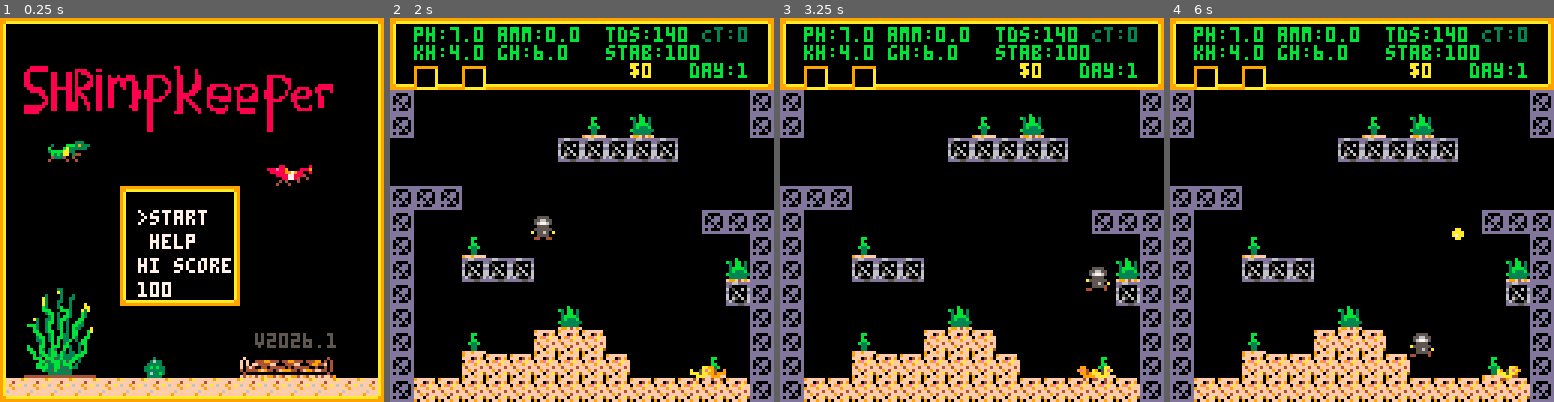
Above: before the commit, frames 1-4 (left to right).
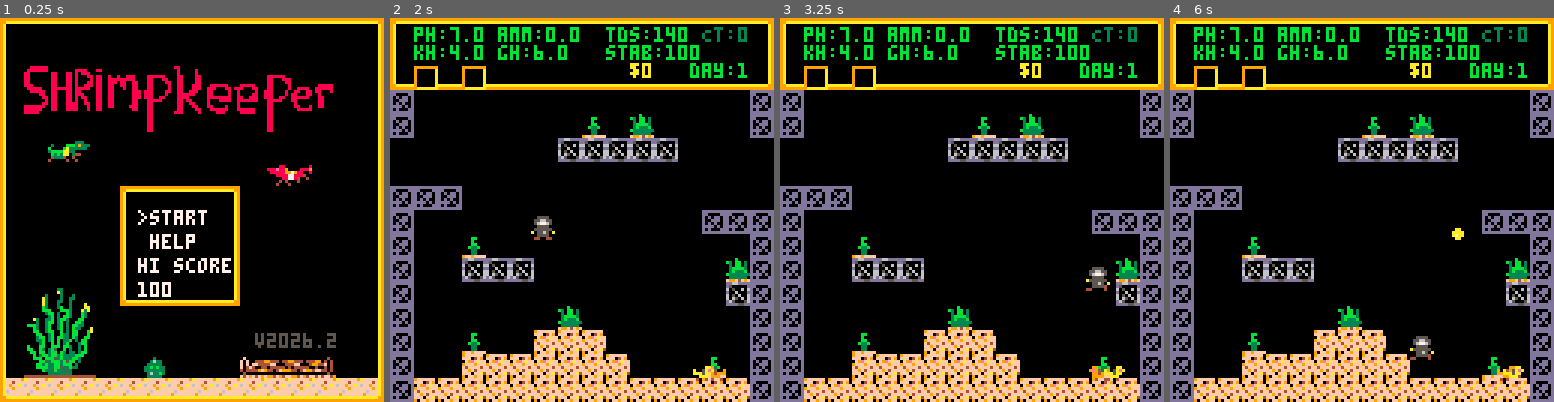
Above: after the commit, the same moments.

Repository: zvxr/shrimpkeeper
Game: PICO-8 cartridge shrimpkeeper.p8
The game is run twice, just before and just after one commit, with the same random seed, the same clock (stepped at 60 frames per second) and the same inputs.
Inputs:
- Up to frame 1 (0.25 s): no input
- Up to frame 2 (2 s): tap X (X key) at 0.33, 1.07, 1.85 s; tap O (Z key) at 0.7, 1.7 s; hold Right from 1.6 s (still down)
- Up to frame 3 (3.25 s): release Right at 2.1 s; tap O (Z key) at 2.1, 2.5, 2.9 s; hold Up 2.15-2.42 s; hold Right 2.47-3.03 s; tap X (X key) at 2.97 s; hold Left from 3.08 s (still down)
- Up to frame 4 (6 s): tap O (Z key) every 0.4 s from 3.3 to 5.7 s; release Left at 3.58 s; hold Down 3.63-3.97 s; hold Right 4.02-4.68 s; tap X (X key) at 4.08, 5.2 s; hold Up 4.73-5.03 s; hold Left 5.08-5.68 s; hold Down from 5.73 s (still down)

The runs differ from the first frame. In frame 1, less than 0.1% of the frame differs, in the area x 85-88%, y 82-86%; in frame 2, 0.1%; in frame 3, 0.3%; in frame 4, 0.4%, in the area x 62-93%, y 82-95%.

Commit message:
version 2

Diff:
--- a/ent.lua
+++ b/ent.lua
@@ -1,4 +1,6 @@
 ent = {}
+sr_o=4
+sd_o=1
 
 function make_ent(k, x, y)
 	a={
--- a/physics.lua
+++ b/physics.lua
@@ -23,6 +23,9 @@
 			local y=(a.y+dy)-a2.y
 			if abs(x) < a.w+a2.w and
 				abs(y) < a.h+a2.h then
+				if a.np!=nil or a2.np!=nil then
+					return false
+				end
 				if a.sa!=nil and a2.sa!=nil then
 					return false
 				end
--- a/player.lua
+++ b/player.lua
@@ -42,7 +42,7 @@
 	return cull_ok() and touch_tile(a,30,10)
 end
 
-function on_xf(a)
+function on_gen(a)
 	return tank.day>=19 and touch_tile(a,53,4)
 end
 
@@ -61,8 +61,8 @@
 		tank.ss=1
 	elseif on_cull(a) and btnp(2) then
 		tank.sm=5
-		tank.ss=cull_n(1)>0 and 1 or 2
-	elseif on_xf(a) and btnp(2) then
+		tank.ss=1
+	elseif on_gen(a) and btnp(2) then
 		tank.sm=6
 		tank.ss=1
 	end
--- a/shop.lua
+++ b/shop.lua
@@ -1,12 +1,12 @@
 function shop_cost()
 	if tank.sm==5 then
-		return tank.ss==1 and 10 or 8
+		return 0
 	end
 	if tank.sm==4 then
 		return tank.ss==1 and 3 or tank.ss==2 and 10 or 20
 	end
 	if tank.sm==6 then
-		return tank.ss==1 and 30 or tank.ss==2 and 40 or 30
+		return tank.ss==1 and 20 or tank.ss==2 and 6 or 10
 	end
 	if tank.sm==2 then
 		return tank.ss==1 and 6 or tank.ss==2 and 24 or 12
@@ -34,14 +34,16 @@
 end
 
 function cull_one(k)
+	local n=0
 	for a in all(ent) do
 		if a.sa!=nil and a.sp<0.5 then
-			if k==1 and a.sa<5 or k==2 and a.sa>=5 then
+			if k==1 or k==2 then
 				del(ent,a)
-				return true
+				n+=1
 			end
 		end
 	end
+	return n>0
 end
 
 function buy_shop()
@@ -49,20 +51,26 @@
 	if tank.money<c then return end
 	if tank.sm==5 then
 		if cull_one(tank.ss) then
-			tank.money-=c
 			tank.sm=0
 		end
 		return
 	elseif tank.sm==6 then
-		if tank.i1>0 then return end
-		tank.i1=tank.ss+4
+		if tank.ss==1 then
+			tank.gp+=1
+		elseif tank.ss==2 then
+			tank.gr+=1
+		else
+			tank.gd+=1
+		end
 	elseif tank.sm==4 then
 		if tank.ss==1 then
 			if tank.i2>0 then return end
 			tank.i2=49
 		else
+			if tank.ss==3 and tank.f4<1 then return end
 			if tank.i1>0 then return end
 			tank.i1=tank.ss==2 and 4 or 2
+			if tank.ss==3 then tank.f4-=1 end
 		end
 	elseif tank.sm==2 then
 		if tank.ss==1 then
@@ -76,14 +84,17 @@
 		if tank.i2>0 then return end
 		tank.i2=48+tank.ss
 	else
+		if tank.ss==5 and tank.f1<1 then return end
 		if tank.i1>0 then return end
 		tank.i1=tank.ss-3
+		if tank.ss==5 then tank.f1-=1 end
 		if tank.i1==1 then
 			tank.i1p=rnd(1)
 			tank.i1b=rnd(1)<0.5
 		end
 	end
 	tank.money-=c
+	if tank.sm==6 then sfx(3) end
 	tank.sm=0
 end
 
@@ -100,13 +111,7 @@
 	end
 	if tank.sm==5 then
 		if btnp(2) or btnp(3) then
-			if cull_n(1)>0 and cull_n(2)>0 then
-				tank.ss=3-tank.ss
-			elseif cull_n(1)>0 then
-				tank.ss=1
-			elseif cull_n(2)>0 then
-				tank.ss=2
-			end
+			tank.ss=3-tank.ss
 		elseif btnp(5) then
 			buy_shop()
 		elseif btnp(4) then
@@ -125,10 +130,10 @@
 	end
 end
 
-function draw_shop_row(n,y,s,c)
+function draw_shop_row(n,y,s,c,z)
 	print(tank.ss==n and ">" or " ",18,y,7)
-	print(s,26,y,7)
-	print("$"..c,88,y,tank.money<c and 8 or 11)
+	print(s,26,y,z and 8 or 7)
+	print("$"..c,88,y,z and 8 or tank.money<c and 8 or 11)
 end
 
 function draw_shop()
@@ -151,9 +156,11 @@
 		end
 	elseif tank.sm==5 then
 		print("cull",52,28,7)
-		if cull_n(1)>0 then draw_shop_row(1,42,"fry",10) end
-		if cull_n(2)>0 then draw_shop_row(2,54,"adult",8) end
-		if cull_n(1)<1 and cull_n(2)<1 then
+		print("cull low pur?",22,42,7)
+		if cull_n(1)+cull_n(2)>0 then
+			draw_shop_row(1,56,"yes",0)
+			draw_shop_row(2,68,"no",0)
+		else
 			print("no naturals",30,54,7)
 			print("z exit",46,72,7)
 		end
@@ -161,12 +168,12 @@
 		print("discount",40,28,7)
 		draw_shop_row(1,38,"water",3)
 		draw_shop_row(2,48,"moss ball",10)
-		draw_shop_row(3,58,"fancy",20)
+		draw_shop_row(3,58,"fancy ("..tank.f4..")",20,tank.f4<1)
 	elseif tank.sm==6 then
-		print("special",44,28,7)
-		draw_shop_row(1,38,"fancy",30)
-		draw_shop_row(2,48,"metallic",40)
-		draw_shop_row(3,58,"devil eyes",30)
+		print("genetic",44,28,7)
+		draw_shop_row(1,38,"purity+ ("..tank.gp..")",20)
+		draw_shop_row(2,48,"riley+ ("..tank.gr..")",6)
+		draw_shop_row(3,58,"devil+ ("..tank.gd..")",10)
 	elseif tank.sm==2 then
 		print("plant",52,28,7)
 		draw_shop_row(1,38,"ro water",6)
@@ -178,6 +185,6 @@
 		draw_shop_row(2,48,"kh+",10)
 		draw_shop_row(3,58,"gh+",6)
 		draw_shop_row(4,68,"snail",16)
-		draw_shop_row(5,78,"fancy",30)
+		draw_shop_row(5,78,"fancy ("..tank.f1..")",30,tank.f1<1)
 	end
 end
--- a/shrimp.lua
+++ b/shrimp.lua
@@ -5,16 +5,16 @@
 		a.frames=4
 		a.sw=1
 		a.sh=1
-		a.w=0.25
-		a.h=0.3
+		a.w=0.2
+		a.h=0.25
 	else
 		a.k=37
 		a.fs=2
 		a.frames=4
 		a.sw=2
 		a.sh=1
-		a.w=0.5
-		a.h=0.3
+		a.w=0.42
+		a.h=0.25
 	end
 end
 
@@ -23,8 +23,8 @@
 	a.sa=8
 	a.sp=0.5
 	a.sb=rnd(1)<0.5
-	a.sr=rnd(1)<0.4
-	a.sd=rnd(1)<0.2
+	a.sr=rnd(20)<sr_o
+	a.sd=rnd(20)<sd_o
 	a.st=0
 	a.sdx=0
 	a.so=0
@@ -52,19 +52,29 @@
 	del(ent,a)
 end
 
+function drop_ok(a)
+	local w=max(.05,a.w-.08)
+	local h=max(.05,a.h-.05)
+	return not (
+		solid(a.x-w,a.y-h) or
+		solid(a.x+w,a.y-h) or
+		solid(a.x-w,a.y+h) or
+		solid(a.x+w,a.y+h) or
+		solid_ent(a,0,0)
+	)
+end
+
 function drop_pet()
 	local d=pl.dir or 1
-	add(ent,ha)
-	ha.x=pl.x+d*1.5
+	ha.x=pl.x+d
 	ha.y=pl.y
 	ha.dx=0
 	ha.dy=0
-	if solid_map(ha,0,0) or solid_ent(ha,0,0) then
-		ha.x=pl.x+d*2
-	end
-	if solid_map(ha,0,0) or solid_ent(ha,0,0) then
-		ha.x=pl.x-d*1.5
-	end
+	if ha.ap==nil and not drop_ok(ha) then
+		sfx(6)
+		return
+	end
+	add(ent,ha)
 	ha=nil
 end
 
@@ -77,7 +87,7 @@
 			if btn(3) and b then
 				hold_pet(b)
 			else
-				if b and b.ap==nil then
+				if b and (b.sa!=nil or b.np!=nil) then
 					sd_a=b
 				else
 					use_item()
@@ -117,16 +127,19 @@
 	local hi=max(a.sp,b.sp)+0.2
 	local m=false
 	c.sa=1
-	c.sp=lo+rnd(hi-lo)+tank.kh/4
+	c.sp=lo+rnd(hi-lo)+tank.kh/4+tank.gp*.2
 	c.sb=a.sb
 	c.sr=a.sr and b.sr or
 		((a.sr or b.sr) and rnd(1)<0.5)
 	c.sd=a.sd and b.sd or
 		((a.sd or b.sd) and rnd(1)<0.5)
 	if rnd(10)<1 then c.sp+=1 m=true end
-	if rnd(20)<1 then c.sr=true m=true end
-	if rnd(100)<1 then c.sd=true m=true end
+	if rnd(20)<sr_o+tank.gr then c.sr=true m=true end
+	if rnd(20)<sd_o+tank.gd then c.sd=true m=true end
 	shrimp_size(c)
+	if c.sp>=5 then
+		return c.sb and "Calico!" or "Jelly!"
+	end
 	if c.sp>=2 then
 		return c.sb and "BloodyMary!" or "GreenJade!"
 	end
@@ -186,7 +199,7 @@
 	local m=false
 	for r=0,3 do
 		local e=breed_room(r)
-		if e=="Bloody M Born!" or e=="Jade Born!" then
+		if e=="Calico!" or e=="Jelly!" or e=="BloodyMary!" or e=="GreenJade!" then
 			m=e
 		elseif e and not m then
 			m=e
@@ -257,6 +270,7 @@
 end
 
 function shrimp_body(a)
+	if a.sp>=5 then return sbc(a,15,12) end
 	if a.sp>=2 then return sbc(a,2,3) end
 	if a.sp>=0.7 then return sbc(a,8,11) end
 	if a.sp>=0.5 then return sbc(a,9,10) end
@@ -264,10 +278,16 @@
 end
 
 function shrimp_back(a)
+	if a.sp>=5 then return sbc(a,15,12) end
 	if a.sp>=2 then return sbc(a,2,3) end
 	if a.sp>=0.9 then return sbc(a,8,11) end
 	if a.sp>=0.6 then return sbc(a,9,10) end
 	return sbc(a,4,5)
+end
+
+function shrimp_belly(a,c)
+	if a.sr and a.sp>=5 then return sbc(a,9,1) end
+	return a.sr and a.sp>0.7 and 7 or c
 end
 
 function draw_shrimp(a)
@@ -280,7 +300,7 @@
 	end
 	pal(5,c)
 	pal(6,shrimp_back(a))
-	pal(7,a.sr and a.sp>0.7 and 7 or c)
+	pal(7,shrimp_belly(a,c))
 	pal(14,a.sd and a.sp>0.9 and sbc(a,10,9) or 14)
 	spr(a.k + f*a.fs, sx, sy, a.sw, a.sh, a.so==1)
 	pal()
@@ -292,14 +312,14 @@
 		local c=shrimp_body(ha)
 		pal(5,c)
 		pal(6,shrimp_back(ha))
-		pal(7,ha.sr and ha.sp>0.7 and 7 or c)
+		pal(7,shrimp_belly(ha,c))
 		pal(14,ha.sd and ha.sp>0.9 and sbc(ha,10,9) or 14)
 		spr(52,room_x*128+8,16)
 		if ha.sp>=0.5 then print("*",36,15,c) end
 	else
 		if ha.np!=nil then
 			pal(5,snail_shell(ha))
-			spr(48,room_x*128+8,16)
+			spr(48,room_x*128+8,8)
 		elseif ha.mb!=nil then
 			spr(20,room_x*128+8,16)
 		else
--- a/shrimpkeeper.p8
+++ b/shrimpkeeper.p8
@@ -14,7 +14,7 @@
 #include player.lua
 #include spawn.lua
 
-ver="v2026.1"
+ver="v2026.2"
 
 function init_title()
 	gs=0
--- a/snail.lua
+++ b/snail.lua
@@ -18,23 +18,33 @@
 	return 5
 end
 
+function snail_ledge(a)
+	local d=a.ndx
+	return d!=0 and not solid(a.x+d*.6,a.y+a.h+.2)
+end
+
 function upd_snail()
 	for a in all(ent) do
 		if a.np!=nil then
+			if snail_ledge(a) then
+				a.ndx=0
+				a.dx=0
+				a.nt=6
+			end
 			if a.nt>0 then
 				a.nt-=1
 			else
-				local r=flr(rnd(12))
-				if r<8 then
+				local r=flr(rnd(10))
+				if r<5 then
 					a.ndx=0
-					a.nt=30+flr(rnd(70))
+					a.nt=15+flr(rnd(30))
 				else
-					a.ndx=r<10 and -1 or 1
+					a.ndx=r<7 and -1 or 1
 					a.no=a.ndx>0 and 1 or 0
-					a.nt=20+flr(rnd(40))
+					a.nt=18+flr(rnd(24))
 				end
 			end
-			a.dx+=a.ndx*0.01
+			a.dx+=a.ndx*0.015
 		end
 	end
 end
--- a/tank.lua
+++ b/tank.lua
@@ -21,7 +21,12 @@
 		i1=0,
 		i2=0,
 		i1p=0,
-		i1b=false
+		i1b=false,
+		gp=0,
+		gr=0,
+		gd=0,
+		f1=3,
+		f4=3
 	}
 end
 
@@ -264,7 +269,7 @@
 	if tank.t%750==0 then chem_step() end
 	chk_go()
 	tank.ct+=1
-	if tank.ct>=120 then
+	if tank.ct>=100 then
 		tank.ct=0
 		add_coin()
 	end
@@ -279,22 +284,22 @@
 		elseif tank.i1==2 then
 			a=make_shrimp(pl.x+1,pl.y)
 			a.sp=fancy_sp()
-			a.sr=rnd(1)<0.5
-			a.sd=rnd(1)<0.1
+			a.sr=rnd(20)<sr_o*2
+			a.sd=rnd(20)<sd_o*2
 		elseif tank.i1==5 then
 			a=make_shrimp(pl.x+1,pl.y)
 			a.sp=fancy_sp()
-			a.sr=rnd(1)<0.5
-			a.sd=rnd(1)<0.1
+			a.sr=rnd(20)<sr_o*2
+			a.sd=rnd(20)<sd_o*2
 		elseif tank.i1==6 then
 			a=make_shrimp(pl.x+1,pl.y)
 			a.sp=2
-			a.sr=rnd(1)<0.5
-			a.sd=rnd(1)<0.1
+			a.sr=rnd(20)<sr_o*2
+			a.sd=rnd(20)<sd_o*2
 		elseif tank.i1==7 then
 			a=make_shrimp(pl.x+1,pl.y)
 			a.sp=1.5
-			a.sr=rnd(1)<0.5
+			a.sr=rnd(20)<sr_o*2
 			a.sd=true
 		elseif tank.i1==3 then
 			make_micro(pl.x+1,pl.y)
Not shown, changed: AGENTS.md
Not shown, changed: CHANGELOG.md
Not shown, changed: DOCS.md
Not shown, changed: INSTRUCTIONS.md
Not shown, changed: shrimpkeeper.p8.png
